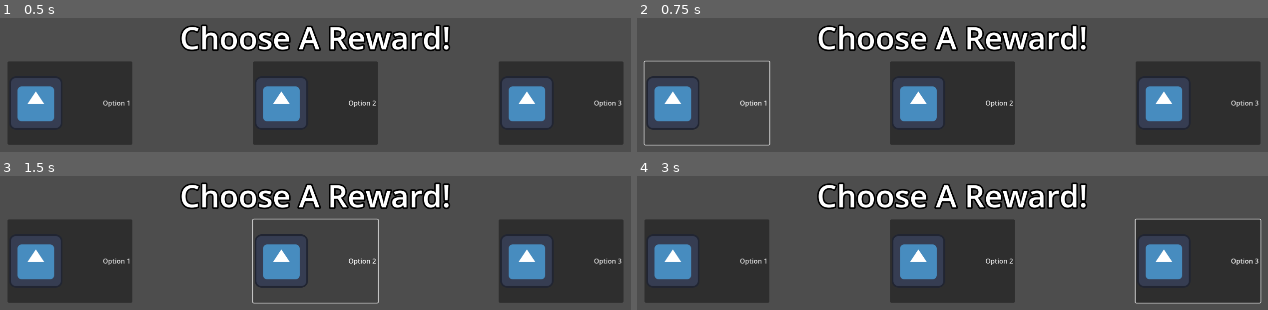
Above: before the commit, frames 1-4 (two rows, left to right).
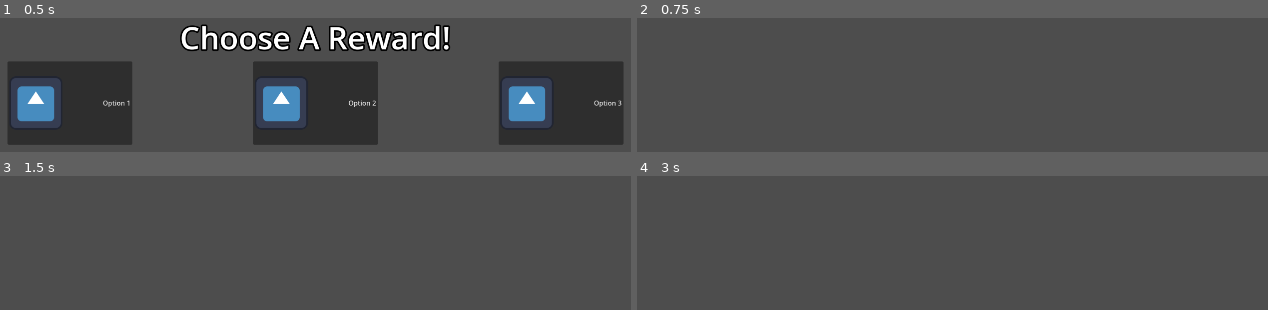
Above: after the commit, the same moments.

Repository: Glue-N-Wrench/built-for-scales
Game: Godot game, scene res://UI/weeklyRewards.tscn
The game is run twice, just before and just after one commit, with the same random seed, the same clock (stepped at 60 frames per second) and the same inputs. This scene is started directly instead of the project's main scene. The engine's default icon, where the game draws it, is replaced by a stand-in: a white triangle on a blue panel in a dark square.
Inputs (mouse positions are in pixels of both pictures, inside the frame that each line leads up to):
- Up to frame 1 (0.5 s): no input
- Up to frame 2 (0.75 s): click "Option 1" at 0.5 s
- Up to frame 3 (1.5 s): click (315, 260) at 1.25 s, where only the run before the commit has a clickable "Option 2"
- Up to frame 4 (3 s): click (1198, 260) at 2 s, where only the run before the commit has a clickable "Option 3"; move the mouse to (1129, 224) at 2.77 s; tap S (camera_down) at 2.85 s; click (1129, 224) at 2.92 s

Frame 1 is identical in both runs. In frame 2, 29% of the frame differs, in the area x 0-99%, y 4-96%; in frame 3, 29%; in frame 4, 38%, in the area x 1-100%, y 4-96%.

Commit message:
Just need to implement proper rewards now, base system is done

Diff:
--- a/UI/weeklyRewards.gd
+++ b/UI/weeklyRewards.gd
@@ -1,36 +1,35 @@
 extends Control
 
 var rng = RandomNumberGenerator.new()
-#should store [Name, Amount, NodePath, PictureNodePath]
+#should store [Name, Amount, PictureNodePath]
 #TODO REPLACE PLACEHOLERS WITH PROPER NODES
-var rewardArray = [["Bombs", $"Placeholder", 3, $"res://assets/bomb.png"]]
-var options
+var rewardArray = [["Bombs", 3, $"res://assets/bomb.png"]]
+var options = [[$"HBoxContainer/Option 1", ""], [$"HBoxContainer/Option 2", ""], [$"HBoxContainer/Option 3", ""]]
 
 func displayWeeklyRewards():
-	get_tree().paused
+	get_tree().paused = true
 	var weeklyRewardsUI = $"/root/MainLevel/Camera2D/WeeklyRewards"
-	visible=true
-	options[0] = $"HBoxContainer/Option 1"
-	options[1] = $"HBoxContainer/Option 2"
-	options[2] = $"HBoxContainer/Option 3"
+	generateWeeklyOptions()
+	visible = true
 
 func generateWeeklyOptions():
+	#This SHOULD display 3 bombs for all three options & store the bomb node in the options array
 	for x in 3:
 		var reward = rng.randi_range(0,22)
-		#TODO REPLACE PLACEHOLDER [0]s WITH reward
-		#both first index [0]s here are placeholders
+		#TODO REPLACE PLACEHOLDER FIRST INDEX [0]s WITH reward
+		options[x][0].text = rewardArray[0][1] + rewardArray[0][0]
+		options[x][0].icon = rewardArray[0][2]
+		options[x][1] = rewardArray[0][0]
 
-		#this SHOULD make an options text say "3 Bombs"
-		options[x].text = rewardArray[0][2] + rewardArray[0][0]
-		#this SHOULD make an options Icon bomb.png
-		options[x].icon = rewardArray[0][3]
+func giveReward(choice):
+	#TODO MAKE LOGIC FOR EACH REWARD
+	print("givingReward" + choice)
+	match choice:
+		"Bombs":
+			pass
+			#TODO GIVE PLAYER BOMBS HERE
 
-# Called when the node enters the scene tree for the first time.
-func _ready():
-
-	pass # Replace with function body.
-
-
-# Called every frame. 'delta' is the elapsed time since the previous frame.
-func _process(delta):
-	pass
+func choseOption(optionNumber):
+	giveReward(options[optionNumber][1])
+	get_tree().paused = false
+	visible = false
--- a/UI/weeklyRewards.tscn
+++ b/UI/weeklyRewards.tscn
@@ -86,3 +86,7 @@
 [node name="Spacer Right" type="HSeparator" parent="HBoxContainer"]
 custom_minimum_size = Vector2(216.5, 0)
 layout_mode = 2
+
+[connection signal="button_down" from="HBoxContainer/Option 1" to="." method="choseOption" binds= [0]]
+[connection signal="button_down" from="HBoxContainer/Option 2" to="." method="choseOption" binds= [1]]
+[connection signal="button_down" from="HBoxContainer/Option 3" to="." method="choseOption" binds= [2]]
Not shown: 1 places in Objects/Houses/base_house.tscn that only renumber resources
Not shown: 1 places in PlayableScenes/MainLevel.tscn that only renumber resources
Not shown: 1 places in PlayableScenes/MainMenu.tscn that only renumber resources
Not shown: 1 places in UI/pause_menu.tscn that only renumber resources
Not shown: 1 places in UI/statsUI/mainUI.tscn that only renumber resources
